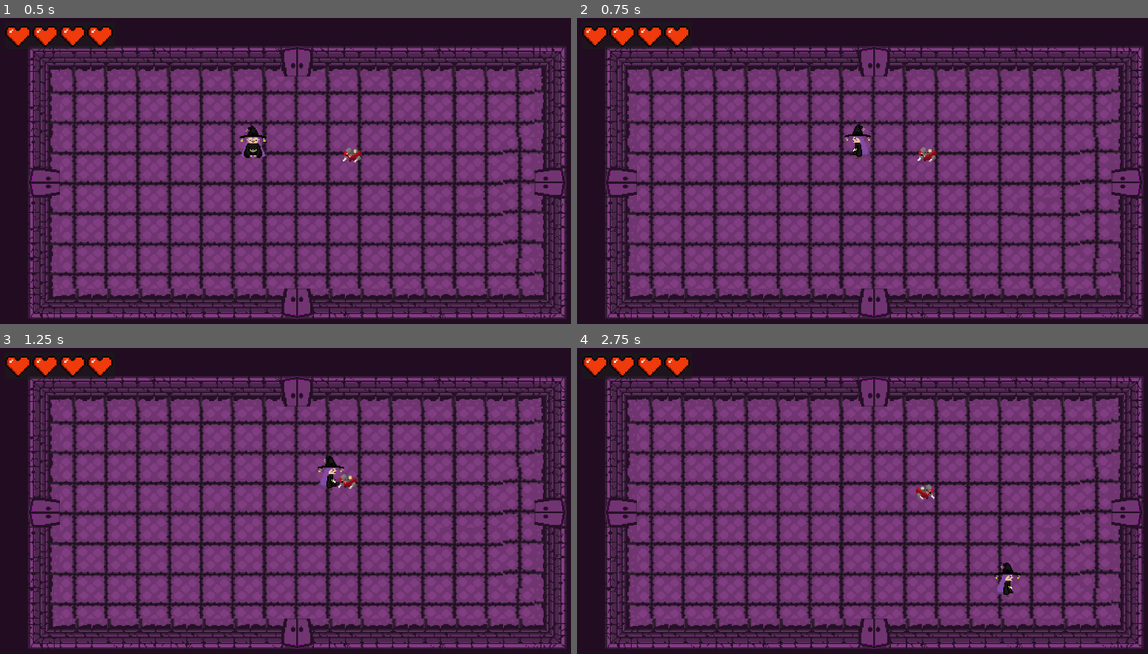
Above: before the commit, frames 1-4 (two rows, left to right).
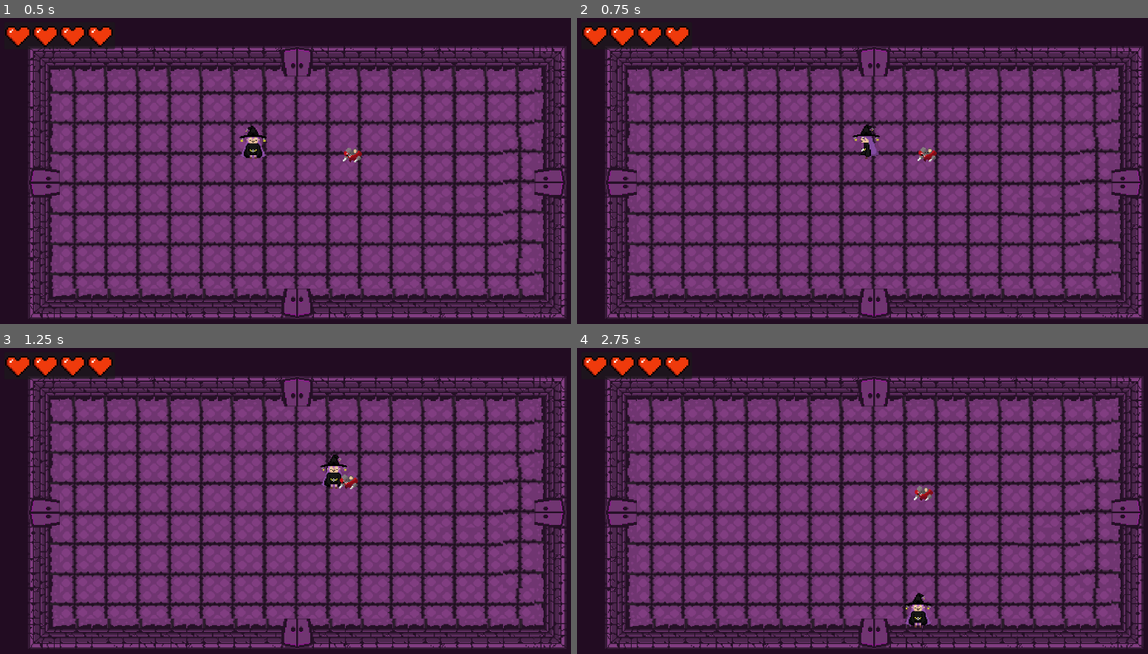
Above: after the commit, the same moments.

Repository: DeathPandaHD/Loop_Dungeon
Game: Godot game, scene res://Levels/Test Room.tscn
Same seed, same stepped clock (60 frames per second), same inputs: the game is played once before the commit and once after it.
Inputs:
- Up to frame 1 (0.5 s): no input
- Up to frame 2 (0.75 s): hold D (movement_right) from 0.53 s (still down)
- Up to frame 3 (1.25 s): keep holding D (movement_right)
- Up to frame 4 (2.75 s): release D (movement_right) at 1.28 s; hold S (movement_down) 1.28-2.03 s; hold D (movement_right) from 2.03 s (still down)

Frame 1 is identical in both runs. In frame 2, 0.4% of the frame differs, in the area x 46-63%, y 34-47%; in frame 3, 0.3%; in frame 4, 0.7%, in the area x 57-78%, y 44-92%.

Commit message:
hitboxs and hurtboxs
added hurt and hit box detection to the entity scene damage and dection working

bug: damage doubles after the first hit

Diff:
--- a/dungeon-game/Enemy/enemy_assrat.gd
+++ b/dungeon-game/Enemy/enemy_assrat.gd
@@ -1 +1,12 @@
 extends "res://Utilities/entities/enemybase.gd"
+
+
+func _physics_process(_delta):
+	var direction = global_position.direction_to(player.global_position)
+	velocity = direction*move_speed
+	move_and_slide()
+#used to flip enemy sprite:
+	if direction.x > 0.1:
+		sprite.flip_h = true
+	elif direction.x < -0.1:
+		sprite.flip_h = false
--- a/dungeon-game/Enemy/enemy_assrat.tscn
+++ b/dungeon-game/Enemy/enemy_assrat.tscn
@@ -1,14 +1,17 @@
-[gd_scene load_steps=5 format=3 uid="uid://couwl5ufthuij"]
+[gd_scene load_steps=6 format=3 uid="uid://couwl5ufthuij"]
 
 [ext_resource type="PackedScene" uid="uid://6jax1aohw5vj" path="res://Utilities/entities/Enemybase.tscn" id="1_j7sqk"]
 [ext_resource type="Script" uid="uid://davpil05xgd2y" path="res://Enemy/enemy_assrat.gd" id="2_i1fak"]
 [ext_resource type="Texture2D" uid="uid://bphrlyunli0uu" path="res://Textures/Enemies-Texture/Assrat.png" id="3_i1fak"]
+[ext_resource type="PackedScene" uid="uid://cgjqwdt66mdxm" path="res://Utilities/hit_box.tscn" id="4_kywfv"]
 
 [sub_resource type="CapsuleShape2D" id="CapsuleShape2D_qbsmd"]
 height = 24.0
 
 [node name="enemy_Assrat" instance=ExtResource("1_j7sqk")]
 scale = Vector2(1.385, 1.385)
+collision_layer = 4
+collision_mask = 3
 script = ExtResource("2_i1fak")
 
 [node name="Sprite2D" parent="." index="0"]
@@ -19,3 +22,21 @@
 [node name="CollisionShape2D" parent="." index="1"]
 position = Vector2(0, 4)
 shape = SubResource("CapsuleShape2D_qbsmd")
+
+[node name="Hit_box" parent="." index="3" instance=ExtResource("4_kywfv")]
+position = Vector2(0, 2.16606)
+collision_layer = 4
+collision_mask = 2
+
+[node name="CollisionShape2D" parent="Hit_box" index="0"]
+position = Vector2(0, 0.722022)
+
+[node name="Hurt_box" parent="." index="4"]
+collision_layer = 4
+collision_mask = 8
+
+[node name="CollisionShape2D" parent="Hurt_box" index="0"]
+position = Vector2(0, 2.16606)
+
+[editable path="Hit_box"]
+[editable path="Hurt_box"]
--- a/dungeon-game/Levels/Test Room.tscn
+++ b/dungeon-game/Levels/Test Room.tscn
@@ -229,8 +229,7 @@
 
 [node name="Player_Mirai" parent="." instance=ExtResource("4_kdumj")]
 collision_layer = 1
-collision_mask = 1
-move_speed = 92.32
+hp = 100
 
 [node name="Enemys" type="Node" parent="."]
 
--- a/dungeon-game/Player/player_mirai.tscn
+++ b/dungeon-game/Player/player_mirai.tscn
@@ -5,6 +5,7 @@
 [ext_resource type="Script" uid="uid://ccfam71ah0mmd" path="res://Player/animation_system.gd" id="3_rcv0h"]
 
 [sub_resource type="CapsuleShape2D" id="CapsuleShape2D_rcv0h"]
+radius = 7.0
 
 [sub_resource type="Animation" id="Animation_rcv0h"]
 resource_name = "Idle"
@@ -23,8 +24,23 @@
 "values": [0, 1, 2]
 }
 
-[sub_resource type="Animation" id="Animation_52yw7"]
-resource_name = "Walk_left"
+[sub_resource type="Animation" id="Animation_vb13u"]
+length = 0.001
+tracks/0/type = "value"
+tracks/0/imported = false
+tracks/0/enabled = true
+tracks/0/path = NodePath("Sprite2D:frame")
+tracks/0/interp = 1
+tracks/0/loop_wrap = true
+tracks/0/keys = {
+"times": PackedFloat32Array(0),
+"transitions": PackedFloat32Array(1),
+"update": 1,
+"values": [0]
+}
+
+[sub_resource type="Animation" id="Animation_e347i"]
+resource_name = "Walk_Right"
 loop_mode = 1
 tracks/0/type = "value"
 tracks/0/imported = false
@@ -36,7 +52,7 @@
 "times": PackedFloat32Array(0),
 "transitions": PackedFloat32Array(1),
 "update": 1,
-"values": [14]
+"values": [13]
 }
 
 [sub_resource type="Animation" id="Animation_wpdwc"]
@@ -55,8 +71,8 @@
 "values": [4, 5, 6, 7, 8, 9, 10, 11]
 }
 
-[sub_resource type="Animation" id="Animation_e347i"]
-resource_name = "Walk_Right"
+[sub_resource type="Animation" id="Animation_52yw7"]
+resource_name = "Walk_left"
 loop_mode = 1
 tracks/0/type = "value"
 tracks/0/imported = false
@@ -68,7 +84,7 @@
 "times": PackedFloat32Array(0),
 "transitions": PackedFloat32Array(1),
 "update": 1,
-"values": [13]
+"values": [14]
 }
 
 [sub_resource type="Animation" id="Animation_0gsqq"]
@@ -84,21 +100,6 @@
 "transitions": PackedFloat32Array(1),
 "update": 1,
 "values": [12]
-}
-
-[sub_resource type="Animation" id="Animation_vb13u"]
-length = 0.001
-tracks/0/type = "value"
-tracks/0/imported = false
-tracks/0/enabled = true
-tracks/0/path = NodePath("Sprite2D:frame")
-tracks/0/interp = 1
-tracks/0/loop_wrap = true
-tracks/0/keys = {
-"times": PackedFloat32Array(0),
-"transitions": PackedFloat32Array(1),
-"update": 1,
-"values": [0]
 }
 
 [sub_resource type="AnimationLibrary" id="AnimationLibrary_52yw7"]
@@ -121,7 +122,7 @@
 vframes = 4
 
 [node name="CollisionShape2D" parent="." index="1"]
-position = Vector2(1, 8)
+position = Vector2(1, 9)
 shape = SubResource("CapsuleShape2D_rcv0h")
 
 [node name="AnimationPlayer" parent="." index="2"]
@@ -131,3 +132,10 @@
 
 [node name="animation system" type="Node" parent="." index="3"]
 script = ExtResource("3_rcv0h")
+
+[node name="Hurt_box" parent="." index="4"]
+position = Vector2(1, 8)
+collision_layer = 2
+collision_mask = 4
+
+[editable path="Hurt_box"]
--- a/dungeon-game/Utilities/entities/enemybase.gd
+++ b/dungeon-game/Utilities/entities/enemybase.gd
@@ -1,12 +1,2 @@
 extends "res://Utilities/entities/entitybase.gd"
 @onready var player = get_tree().get_first_node_in_group("player")
-
-func _physics_process(_delta):
-	var direction = global_position.direction_to(player.global_position)
-	velocity = direction*move_speed
-	move_and_slide()
-#used to flip enemy sprite:
-	if direction.x > 0.1:
-		sprite.flip_h = true
-	elif direction.x < -0.1:
-		sprite.flip_h = false
--- a/dungeon-game/Utilities/entities/entityBase.tscn
+++ b/dungeon-game/Utilities/entities/entityBase.tscn
@@ -1,6 +1,7 @@
-[gd_scene load_steps=2 format=3 uid="uid://bi0441r5vuhdg"]
+[gd_scene load_steps=3 format=3 uid="uid://bi0441r5vuhdg"]
 
 [ext_resource type="Script" uid="uid://txn0dclmmdva" path="res://Utilities/entities/entitybase.gd" id="1_wm20p"]
+[ext_resource type="PackedScene" uid="uid://cswohpshqxvix" path="res://Utilities/hurt_box.tscn" id="3_d5byr"]
 
 [node name="EntityBase" type="CharacterBody2D"]
 script = ExtResource("1_wm20p")
@@ -10,3 +11,11 @@
 [node name="CollisionShape2D" type="CollisionShape2D" parent="."]
 
 [node name="AnimationPlayer" type="AnimationPlayer" parent="."]
+
+[node name="Hurt_box" parent="." instance=ExtResource("3_d5byr")]
+collision_layer = 0
+collision_mask = 0
+
+[connection signal="area_entered" from="Hurt_box" to="." method="_on_hurt_box_area_entered"]
+
+[editable path="Hurt_box"]
--- a/dungeon-game/Utilities/entities/entitybase.gd
+++ b/dungeon-game/Utilities/entities/entitybase.gd
@@ -1,8 +1,8 @@
 extends CharacterBody2D
 
 @export var move_speed = 20.0
-@export var hp_max:int = 100
-@export var hp:int = hp_max
+@export var hp_max = 100
+@export var hp = hp_max
 var direction : Vector2
 @export var speed = 75
 
@@ -17,15 +17,17 @@
 	direction = direction.normalized()
 	velocity = direction *  move_speed
 	move_and_slide()
+func die():
+	queue_free()
 
-func receive_damage(base_damage:int):
+func receive_damage(base_damage):
 		var actual_damage = base_damage
 		self.hp -= actual_damage
 		print(name + " received " +str(actual_damage) + " Damage ")
-
+		print(name + " players new health "+ str(hp))
 #detects if hitbox is touching hurtbox
 func _on_hurt_box_area_entered(hitbox):
 	receive_damage(hitbox.damage)
 	var base_damage= hitbox.damage
 	self.hp -= base_damage
-	print(hitbox.get_parent().name + "'s hitbox touched" + name + "'s hurtbox touched" +str(base_damage))
+	print(hitbox.get_parent().name + "'s hitbox touched" + name + "'s hurtbox touched " +str(base_damage))
--- a/dungeon-game/Utilities/entities/playerbase.gd
+++ b/dungeon-game/Utilities/entities/playerbase.gd
@@ -9,25 +9,25 @@
 	if Input.is_action_pressed(&"movement_up"):
 		direction.y = -1
 		player_facing = Facing.UP
-		print ("Facing up")
+
 	elif Input.is_action_pressed(&"movement_down"):
 		direction.y = 1
 		player_facing = Facing.DOWN
-		print ("Facing down")
+		#print ("Facing down")
 	else:
 		direction.y = 0
 	# Sets the x value of the player input
 	if Input.is_action_pressed(&"movement_right"):
 		direction.x = 1
 		player_facing = Facing.RIGHT
-		print ("Facing right")
+		#print ("Facing right")
 	elif Input.is_action_pressed(&"movement_left"):
 		direction.x = -1
 		player_facing = Facing.LEFT
-		print ("Facing left")
+		#print ("Facing left")
 	else:
 		direction.x = 0
-		print ("Facing idle")
+		#print ("Facing idle")
 
 	direction = direction.normalized()
 	velocity = direction *  move_speed * delta * 200
--- a/dungeon-game/Utilities/hit_box.gd
+++ b/dungeon-game/Utilities/hit_box.gd
@@ -1,2 +1,3 @@
 extends Area2D
-@export var damage: int = 10
+
+@export var damage = 10
Not shown, changed: dungeon-game/Utilities/hit_box.gd.uid
Not shown: 1 places in dungeon-game/Utilities/hit_box.tscn that only renumber resources
